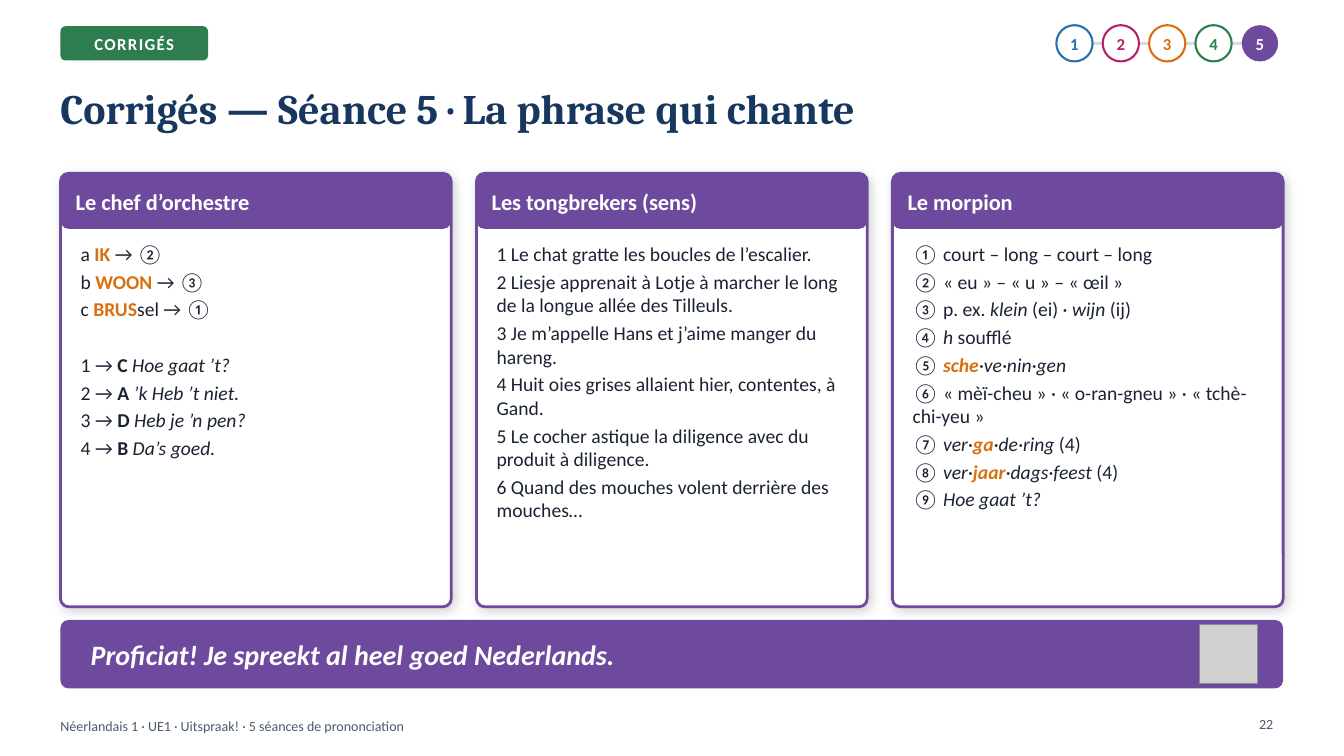
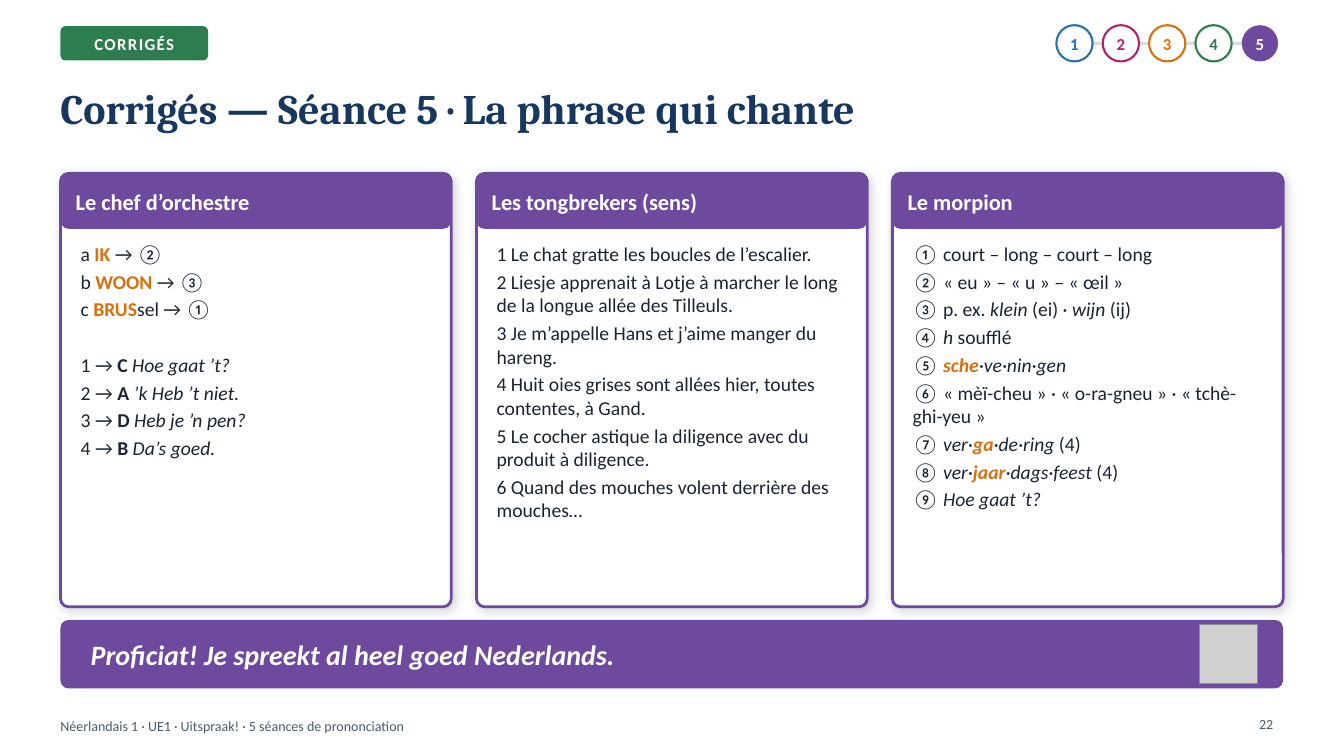
Before and after one commit to ajouniaux/talenleren, a slide deck: slide 22 of neerlandais1/powerpoints/Uitspraak_5_seances.pptx. Drawn at 1344x756 pixels with LibreOffice and Linux fonts; fonts in the diff are those of the drawing; grey boxes stand for pictures. Boxes give left, top, right and bottom in pixels: in the first picture for what was removed or moved away, otherwise in the second. Text is boxed around its words. In the diff, an @@ line names an element or a change of style, - is before the commit and + after.

```diff
--- a/neerlandais1/powerpoints/Uitspraak_5_seances.pptx
+++ b/neerlandais1/powerpoints/Uitspraak_5_seances.pptx
@@ text at (x1=497, y1=377, x2=815, y2=417): text changed @@
-4 Huit oies grises allaient hier, contentes, à Gand.
+4 Huit oies grises sont allées hier, toutes contentes, à Gand.
@@ text at (x1=913, y1=384, x2=1236, y2=427): text changed @@
-⑥ « mèï-cheu » · « o-ran-gneu » · « tchè-chi-yeu »
+⑥ « mèï-cheu » · « o-ra-gneu » · « tchè-ghi-yeu »
```
Also in this commit, not shown: 8 other slides changed, 2 other files.
